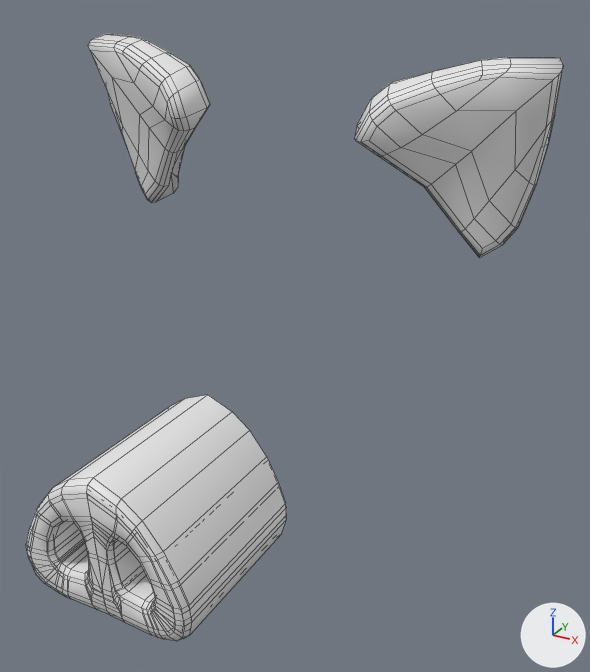
The FBX model Assets/3DModels/CERDO_CABEZA.FBX: old version first, new version second.
Before and after are seen from a 50 mm lens placed at (0.338, -0.592, 1.473), pointed at (0.055, -0.078, 1.216). The lights are fixed; the arrows at lower right show +X, +Y and +Z. Mesh edges are drawn as thin lines. Materials are left out; every surface is plain grey. Where no turn or scale is listed for an object, it has been applied to the vertices.

In view in the first picture: 'CERDO_CABEZA'.
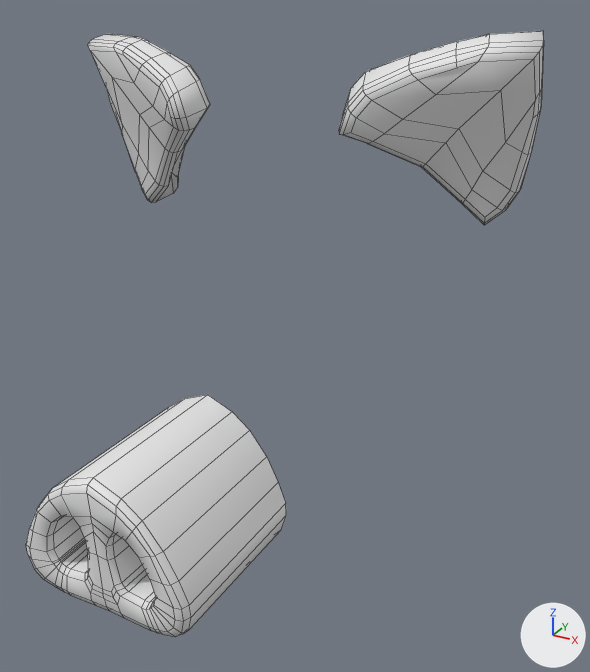
Location of each change, [x1, y1, x2, y2] in pixels of the pictures (590 x 672 px):
```json
{"object": "CERDO_CABEZA", "change": "reshaped", "before": [26, 34, 563, 642], "after": [26, 31, 544, 637]}
{"part": 1, "of": "me_mesh", "change": "rebuilt", "before": [355, 57, 563, 257], "after": [339, 31, 544, 225]}
{"part": 2, "of": "me_mesh", "change": "deleted", "before": [27, 498, 287, 642]}
{"part": 3, "of": "me_mesh", "change": "cut back", "before": [67, 555, 142, 612], "after": [67, 553, 148, 627]}
```

Scene script edits in JSON lines:
```json
{"block": "me_mesh", "where": "# used by ob_cerdo_cabeza; location = (0.0, 0.0, 0.0)"}
{"op": "remove", "block": "me_mesh", "code": "me_mesh.from_pydata(...)  # 702 vertices, 648 faces; spans x -0.214..0.214, y -0.262..0.069, z 1.049..1.425"}
{"op": "add", "block": "me_mesh", "code": "me_mesh.from_pydata(...)  # 480 vertices, 444 faces; spans x -0.214..0.202, y -0.262..0.073, z 1.053..1.439"}
{"block": "me_mesh", "change": "me_mesh part 1: the loose piece of 130 vertices spanning x 0.069..0.214, y -0.031..0.069, z 1.267..1.421 is rebuilt with 130 vertices and now spans x 0.054..0.202, y -0.024..0.073, z 1.29..1.439"}
{"block": "me_mesh", "change": "me_mesh part 2: the loose piece of 221 vertices spanning x -0.073..0.073, y -0.262..-0.121, z 1.049..1.166 is deleted"}
{"block": "me_mesh", "change": "me_mesh part 3"}
{"block": "me_mesh", "change": "1 vertex is removed from x 0.012, y -0.248, z 1.054"}
{"block": "me_mesh", "change": "17 faces are deleted"}
{"block": "me_mesh", "change": "9 new faces join them"}
```
